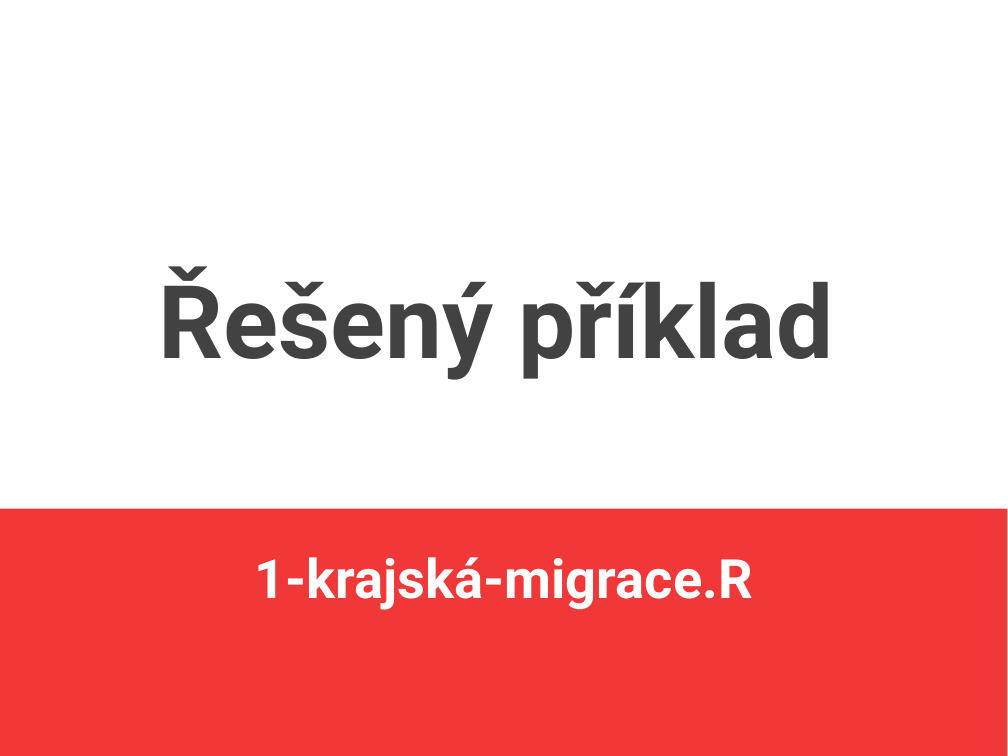
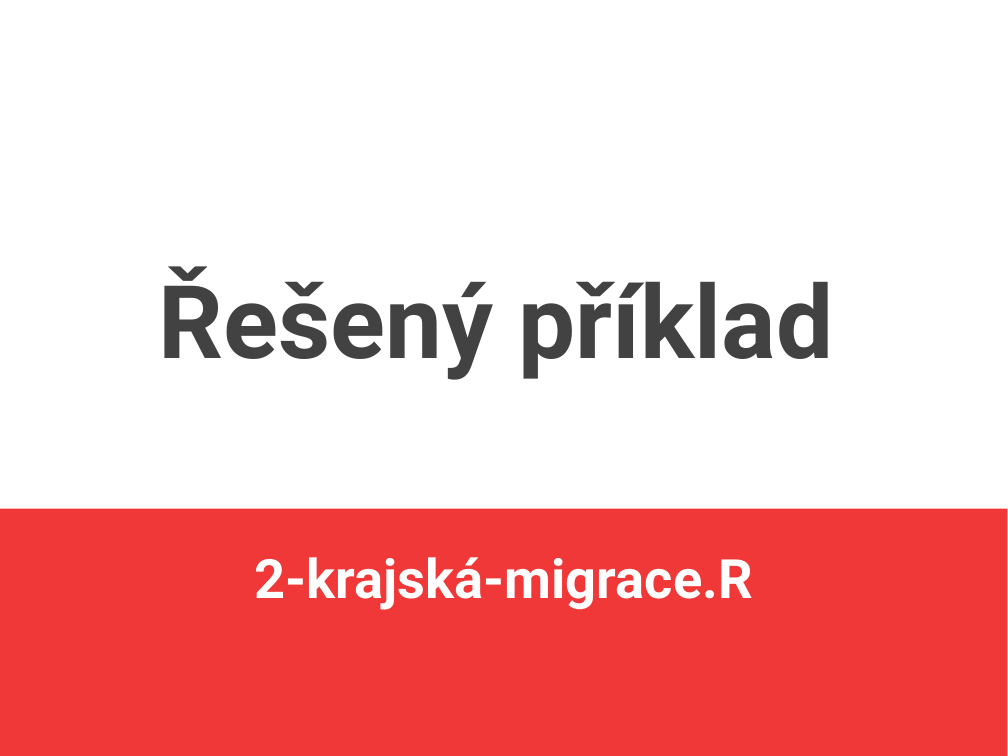
Before and after one commit to jlacko/4EK418, a slide deck: slide 18 of prez/2 - svět gisu svět erka.odp. Drawn at 1008x756 pixels with LibreOffice and Linux fonts; fonts in the diff are those of the drawing. Boxes give left, top, right and bottom in pixels: in the first picture for what was removed or moved away, otherwise in the second. Text is boxed around its words. In the diff, an @@ line names an element or a change of style, - is before the commit and + after.

Commit message:
dělení na dva včetně příkladů

```diff
--- a/prez/2 - svět gisu svět erka.odp
+++ b/prez/2 - svět gisu svět erka.odp
@@ subtitle at (254,557,752,610): text changed @@
-1-krajská-migrace.R
+2-krajská-migrace.R
```
Also in this commit, not shown: 3 other slides changed, 12 other files.
